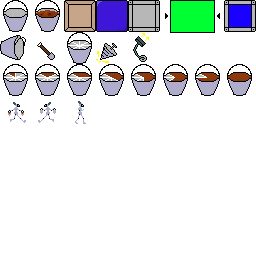
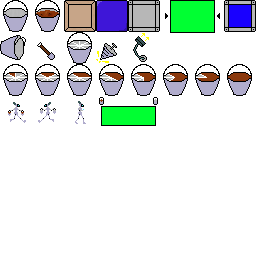
Comparing the layer stacks of the two 256 × 256 images. Changes:
painted on "Background" over [99, 97, 158, 126]
